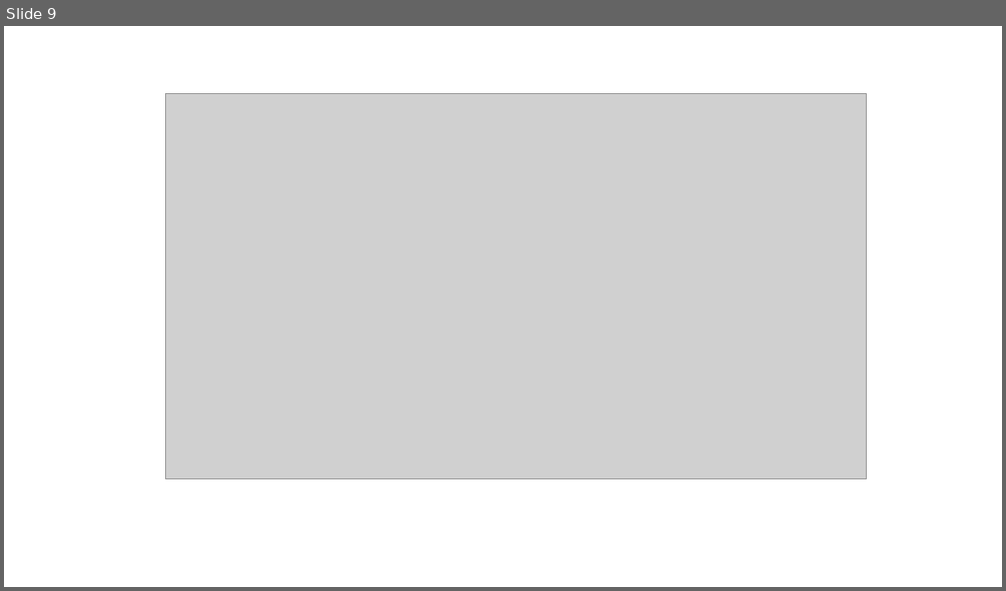
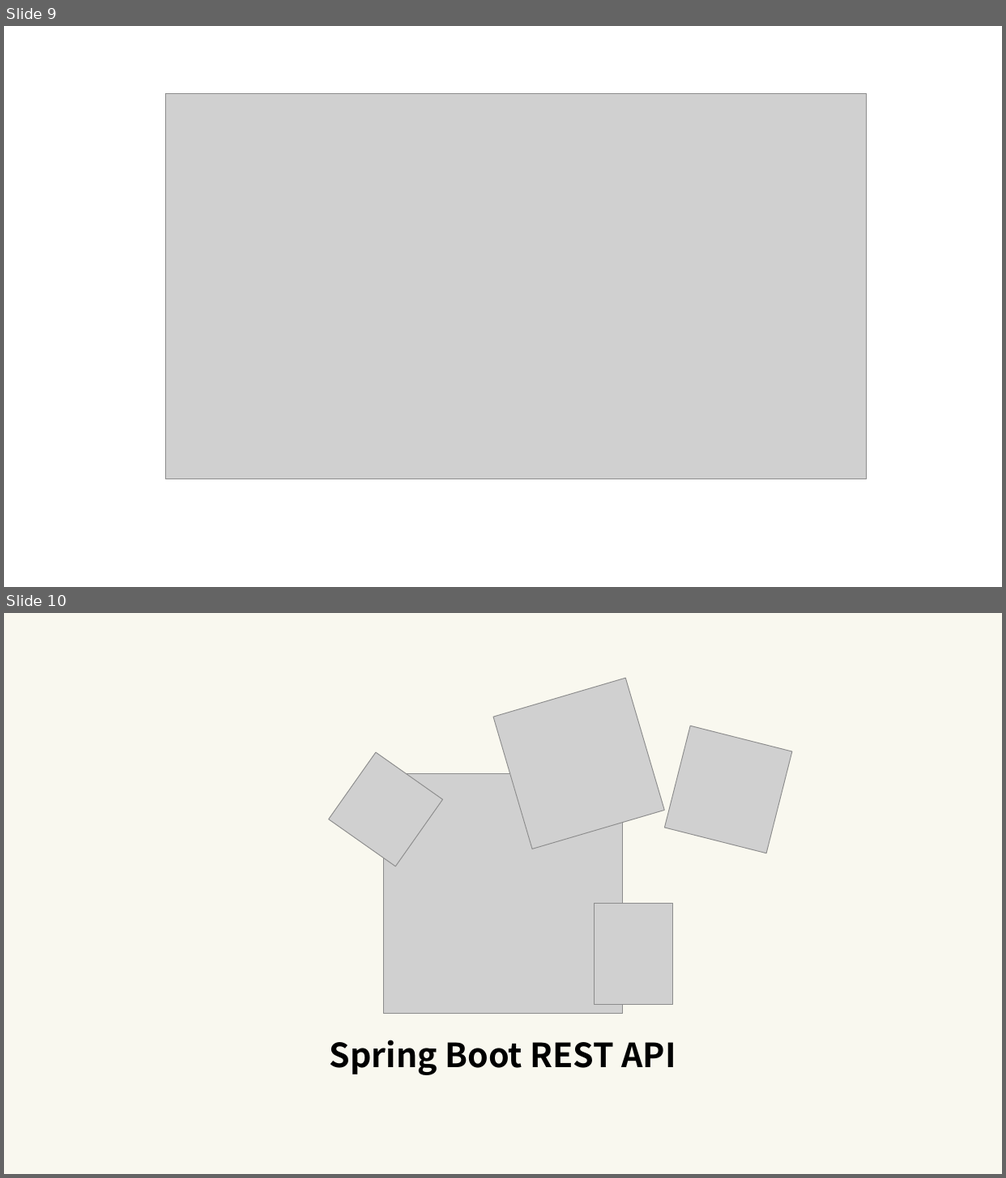
Before and after one commit to KoEonYack/Tistory-Coveant, a slide deck: Article/Spring/Spring_boot_rest_api_tutorial/img/img.pptx. Shown one above the other, each under a label of ours: slide 9 before the commit, slides 9 and 10 after it. The pictures are 1006x591 and 1006x1178 pixels, drawn with LibreOffice and Linux fonts; fonts in the diff are those of the drawing; grey boxes stand for pictures; background and template pictures are left out. Boxes give left, top, right and bottom in pixels: in the first picture for what was removed or moved away, otherwise in the second. Text is boxed around its words. In the diff, an @@ line names an element or a change of style, - is before the commit and + after.

```diff
--- a/Article/Spring/Spring_boot_rest_api_tutorial/img/img.pptx
+++ b/Article/Spring/Spring_boot_rest_api_tutorial/img/img.pptx
@@ slide 10 added at <box>4,613,1002,1174</box>, background #F9F8EF @@
@@ picture added at <box>493,678,664,849</box> @@
@@ picture added at <box>665,726,792,854</box> @@
@@ picture added at <box>329,752,442,867</box> @@
@@ picture added at <box>384,774,623,1013</box> @@
@@ picture added at <box>594,904,672,1005</box> @@
@@ text added at <box>330,1040,675,1076</box>, 32 pt, text #000000, bold @@
+Spring Boot REST API
```
Also in this commit, not shown: 1 slide removed, 21 other files.
